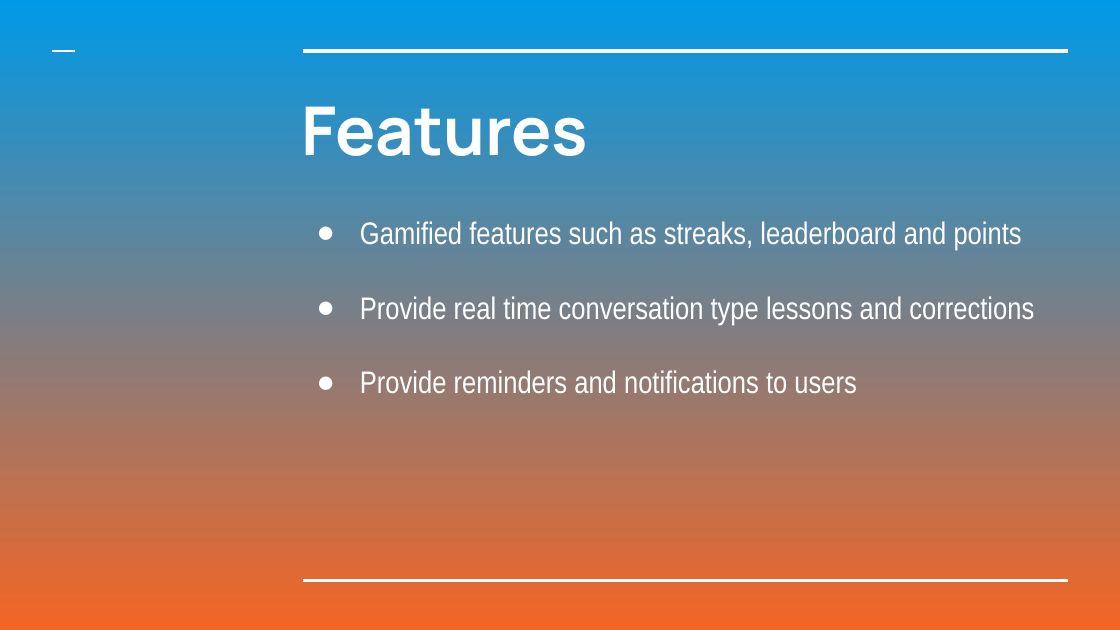
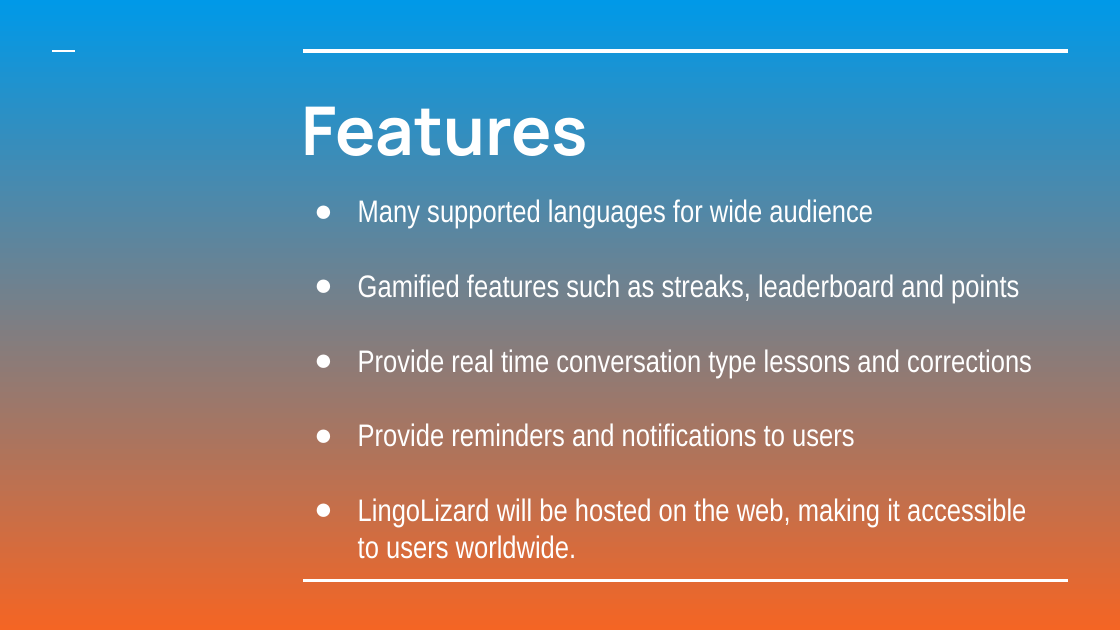
Before and after one commit to mjc136/4thYearProject, a slide deck: slide 7 of IterationZero/LingoLizard.pptx (slide 5 before the commit). Drawn at 1120x630 pixels with LibreOffice and Linux fonts; fonts in the diff are those of the drawing. Boxes give left, top, right and bottom in pixels: in the first picture for what was removed or moved away, otherwise in the second. Text is boxed around its words. In the diff, an @@ line names an element or a change of style, - is before the commit and + after.

```diff
--- a/IterationZero/LingoLizard.pptx
+++ b/IterationZero/LingoLizard.pptx
@@ subtitle "Many supported languages for wide ...": place and size @@
-subtitle "Many supported languages for wide ..." at [360, 221, 1034, 393]
+subtitle "Many supported languages for wide ..." at [358, 199, 1032, 559]
@@ subtitle at [358, 199, 873, 228]: paragraph added @@
+● Many supported languages for wide audience
@@ subtitle at [358, 498, 1026, 559]: paragraph added @@
+● LingoLizard will be hosted on the web, making it accessible to users worldwide.
```
Also in this commit, not shown: 6 other slides changed, 5 slides added, 1 slide removed, 2 other files.
